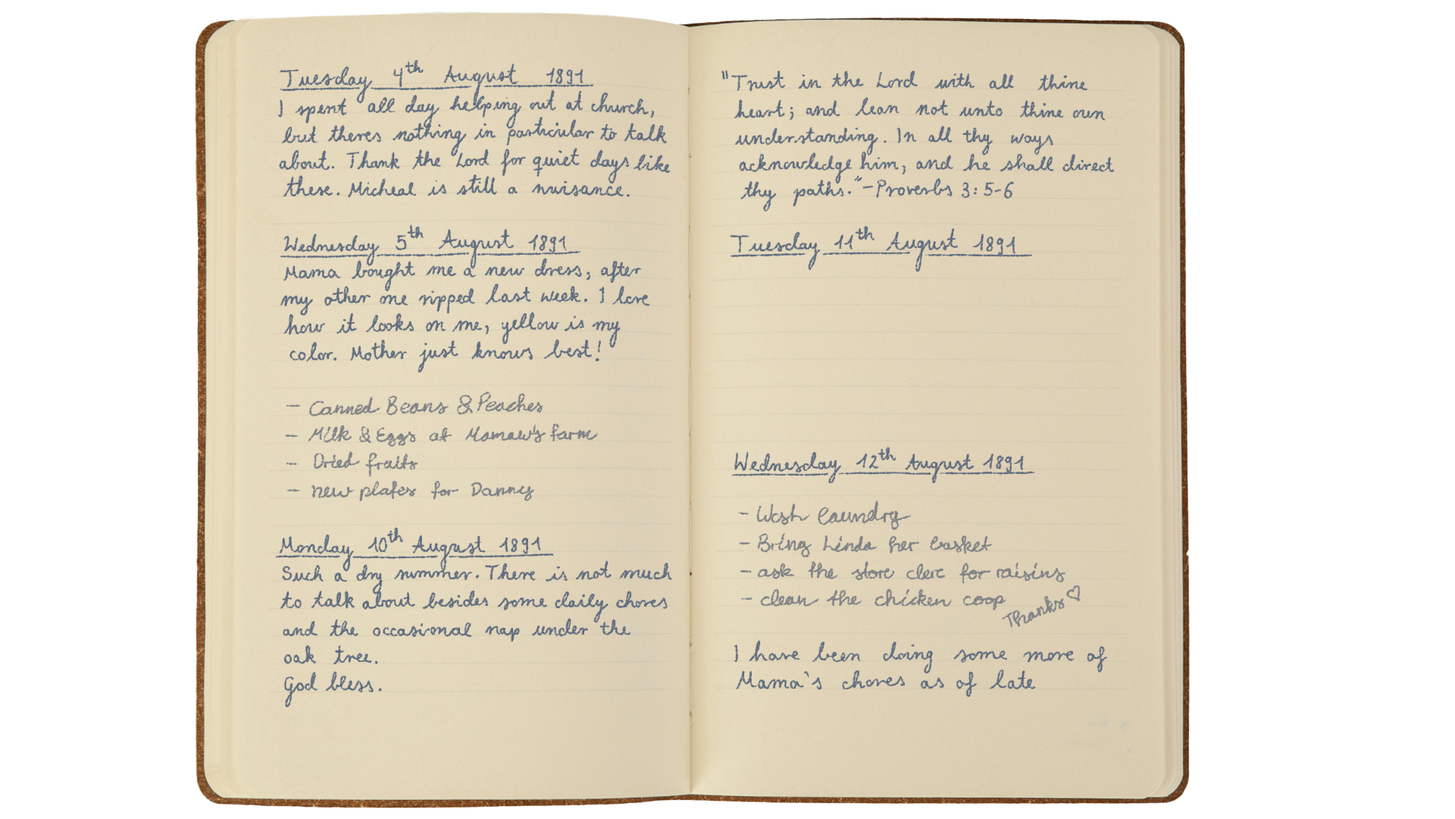
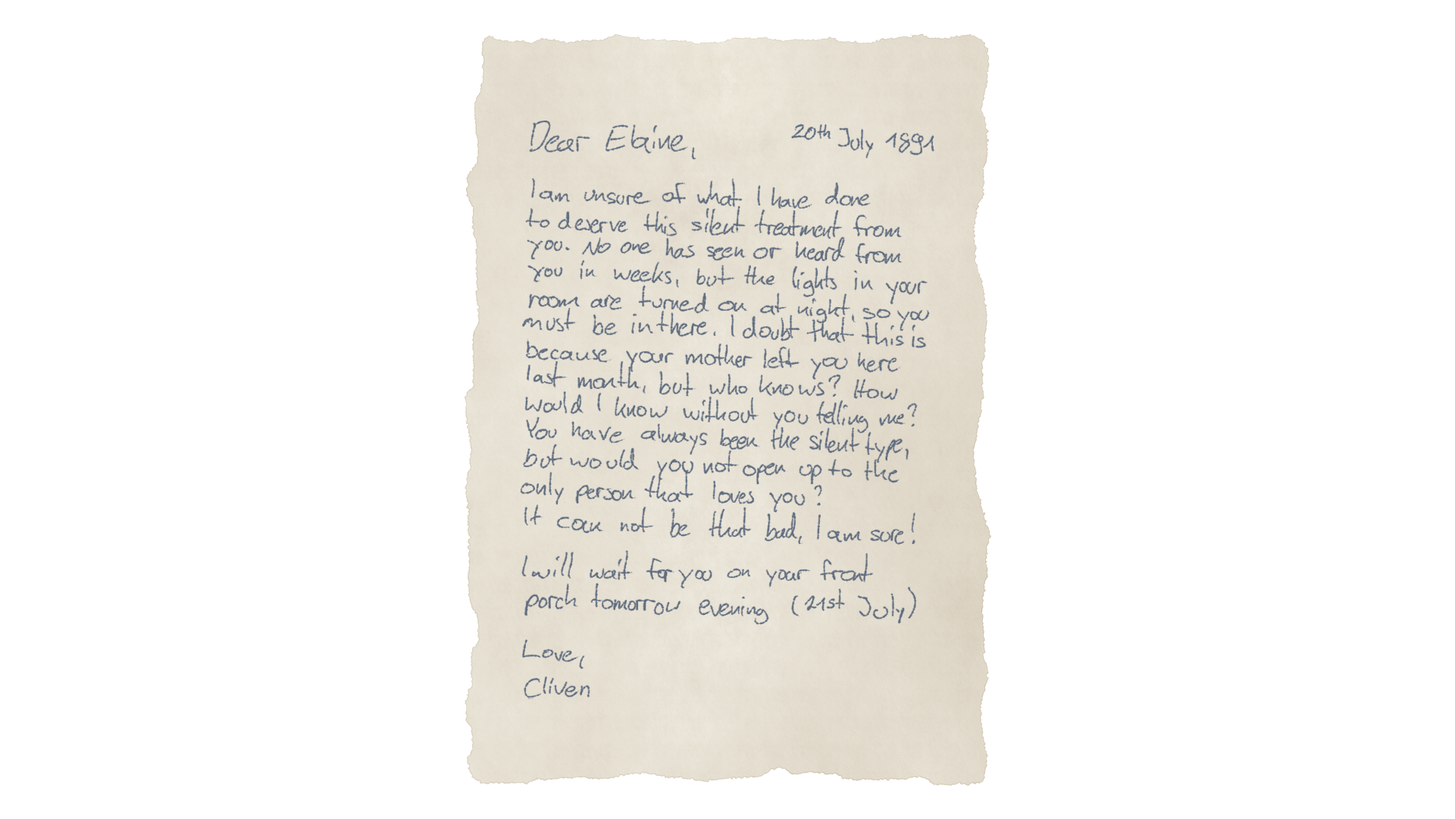
Layer changes from the first 1455x819 image to the second:
hid group "Elaine" (5 layers) over box(231, 17, 1152, 799)
showed group "Cliven" (1st of 2) (3 layers) over box(194, 24, 1191, 786)
painted on "SEB3" over box(520, 102, 1151, 699)
painted on "Paper-Sheet-PNG-HD-Quality" over box(464, 24, 1191, 786)
hid group "Ginnie 1" (8 layers) over box(263, 56, 1142, 808)
painted on "SEB1" over box(285, 390, 1081, 628)
hid "Design ohne Titel" over box(194, 11, 1191, 809)
